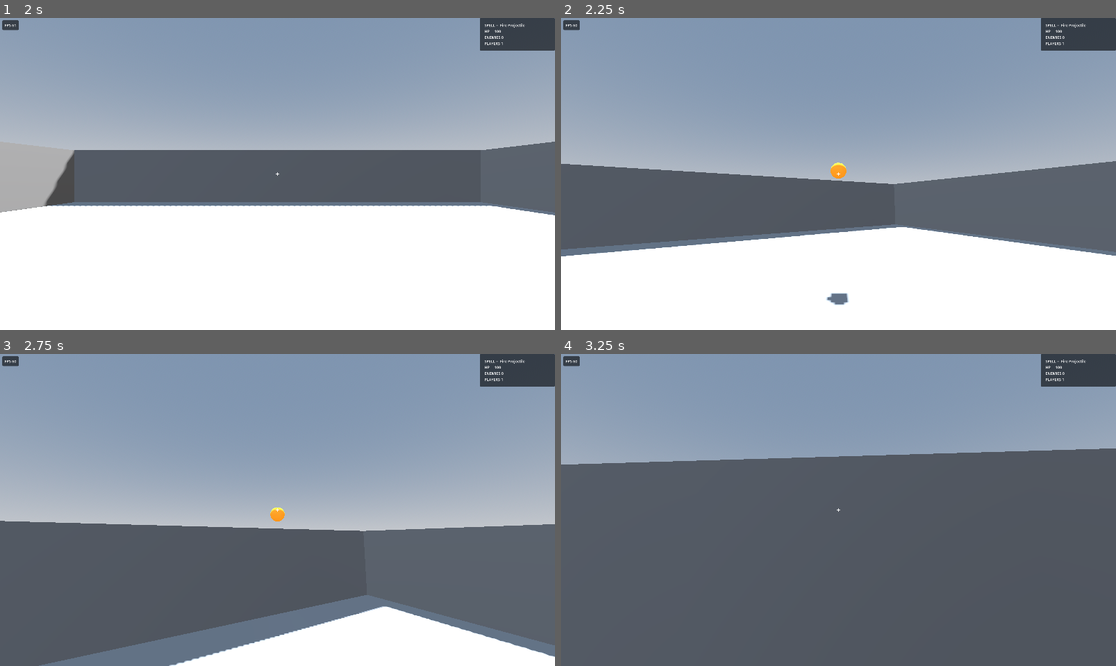
Above: before the commit, frames 1-4 (two rows, left to right).
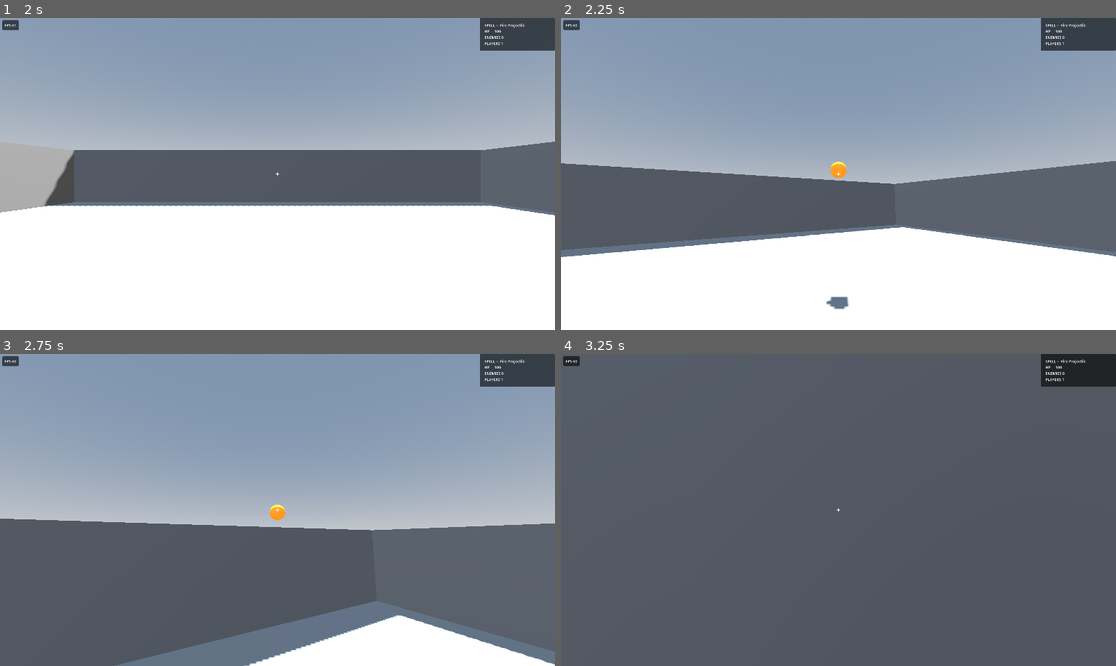
Above: after the commit, the same moments.

Repository: jonathanlake/magick-with-friends
Game: Godot game, scene res://ui/main_menu/main_menu.tscn
The game is run twice, just before and just after one commit, with the same random seed, the same clock (stepped at 60 frames per second) and the same inputs.
Inputs (mouse positions are in pixels of both pictures, inside the frame that each line leads up to):
- Up to frame 1 (2 s): click (277, 152) at 0.52 s; type "Alex" at 0.6 s; click (277, 167) at 0.75 s; type "12" at 0.83 s; click "Host" at 1.25 s
- Up to frame 2 (2.25 s): move the mouse to (866, 174) at 2.02 s; press the mouse at (866, 174) at 2.03 s; hold W (move_up) from 2.03 s (still down)
- Up to frame 3 (2.75 s): keep holding W (move_up); tap Space (jump) at 2.27 s
- Up to frame 4 (3.25 s): keep holding W (move_up); move the mouse to (810, 510) at 2.77 s; release the mouse at (810, 510) at 2.78 s; click (810, 510) at 2.85 s; tap Space (jump) at 3.02 s

Frame 1 is identical in both runs. In frame 2, 0.5% of the frame differs, in the area x 0-100%, y 45-94%; in frame 3, 5.8%; in frame 4, 33%, in the area x 0-100%, y 0-36%.

Commit message:
Normalize player movement tuning (remove silent scene overrides)
The audit found player.tscn silently overrode move_force/max_speed
(100/100) vs the script defaults (40/8), and max_speed=100 never bound
(friction caps steady-state at move_force/ground_friction ~= 12.5 u/s),
so the knob was misleading.

Bake sensible, consistent defaults into the script and drop the scene
overrides: move_force 40->120, max_speed 8->12. Now friction-terminal
(120/8 = 15) exceeds max_speed, so max_speed is the real binding cap,
reached snappily. ~12 u/s preserves the prior feel and stays ~3x the
4 u/s enemy speed for kiting.

Co-Authored-By: Claude Opus 4.8 <noreply@anthropic.com>

Diff:
--- a/entities/player/player.gd
+++ b/entities/player/player.gd
@@ -1,8 +1,11 @@
 class_name Player
 extends RigidBody3D
 
-@export var move_force: float = 40.0
-@export var max_speed: float = 8.0
+# friction-terminal speed = move_force / ground_friction = 15 u/s, above max_speed, so max_speed
+# is the real binding cap (reached snappily). ~12 u/s ≈ the prior feel and ~3× the 4 u/s enemy
+# speed, so players can kite the horde.
+@export var move_force: float = 120.0
+@export var max_speed: float = 12.0
 @export var ground_friction: float = 8.0
 @export var jump_force: float = 7.0
 @export var jump_gravity_multiplier: float = 2.5   # extra gravity while rising
--- a/entities/player/player.tscn
+++ b/entities/player/player.tscn
@@ -22,8 +22,6 @@
 axis_lock_angular_y = true
 axis_lock_angular_z = true
 script = ExtResource("1_symyc")
-move_force = 100.0
-max_speed = 100.0
 
 [node name="PlayerInputSynchronizerComponent" parent="." unique_id=1665501618 instance=ExtResource("2_sglur")]
 
